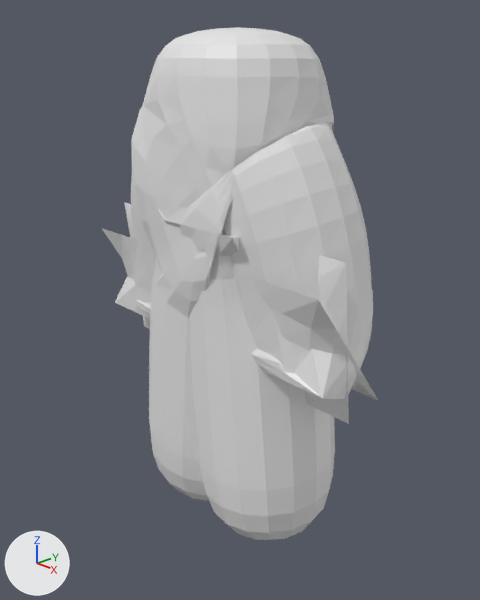
A saved change to the Blender file Human1.blend.
Rendered twice from a 50 mm camera at (1.201, -1.122, 1.848) aimed at (-0.005, 0.013, 1.231). Lighting does not change. The marker at lower left points along +X, +Y and +Z.

The first picture shows 'Vert'.
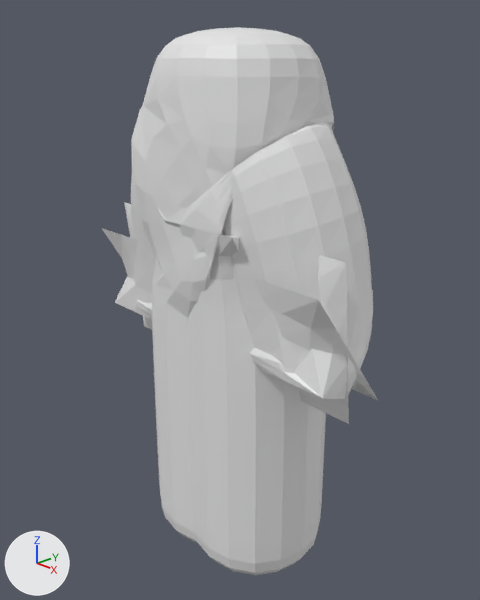
Commit message: 人モデリング中

Location of each change, (x1, y1, x2, y2) in pixels of the pictures (480 x 600 px):
'Vert', reshaped (7% taller)
    before: (102, 27, 379, 540)
    after: (102, 27, 379, 575)

Patch to the scene script:
```diff
--- a/Human1.blend.py
+++ b/Human1.blend.py
@@ me_vert @@
 me_vert.from_pydata(...)  # 20 vertices, 0 faces, 19 loose edges; spans x 0.0..0.25, y -0.06..0.05, z 0.7..2.39
 # used by ob_vert; location = (0.0, 0.0, 0.0); scale = (0.8, 0.8, 0.8)
 # verts and faces of me_vert; kept vertices keep their numbers, new ones are numbered from 20
 # before: 1 (0.09, 0.0, 1.55), 2 (0.17, 0.0, 0.7)
+# me_vert part 1
+delete_vertices([2])  # with the faces that use them
+verts[20] = (0.09, 0.0, 0.75)
+verts[21] = (0.09, 0.0, 0.6)
+edges += [(1, 20), (20, 21)]
```
